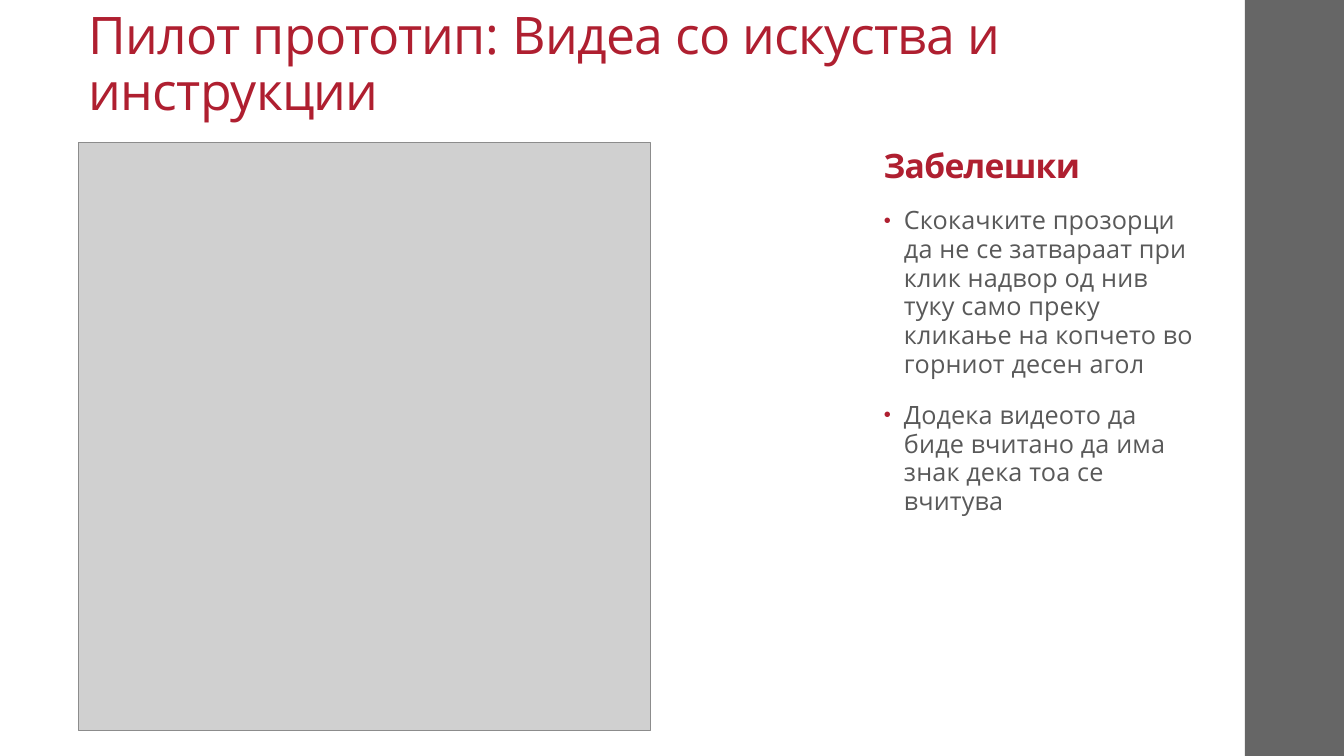
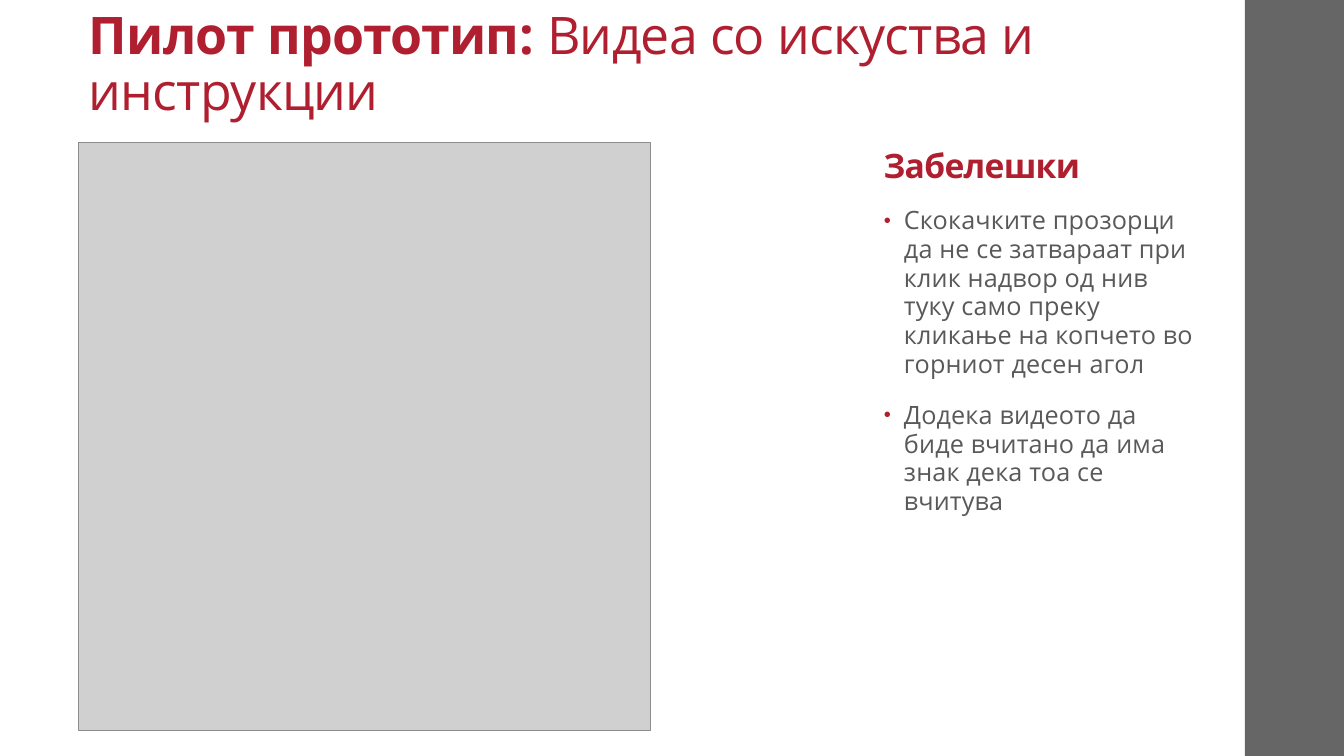
Before and after one commit to AlenDosev/Master, a slide deck: slide 21 of Masters.pptx (slide 24 before the commit). Drawn at 1344x756 pixels with LibreOffice and Linux fonts; fonts in the diff are those of the drawing; grey boxes stand for pictures. Boxes give left, top, right and bottom in pixels: in the first picture for what was removed or moved away, otherwise in the second. Text is boxed around its words. In the diff, an @@ line names an element or a change of style, - is before the commit and + after.

```diff
--- a/Masters.pptx
+++ b/Masters.pptx
@@ title "Пилот прототип: Видеа со искуства ..." at box(89, 17, 1035, 123): bold on in "Пилот прототип:" @@
```
Also in this commit, not shown: 4 other slides changed, 4 slides removed, 1 other file.
